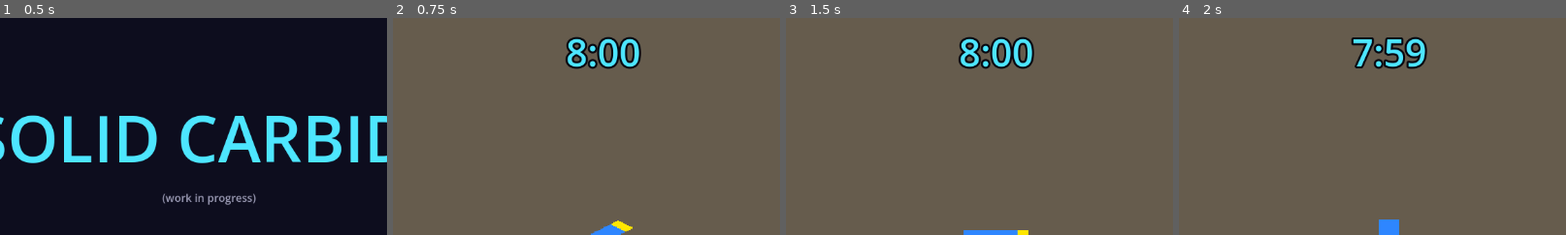
Above: before the commit, frames 1-4 (left to right).
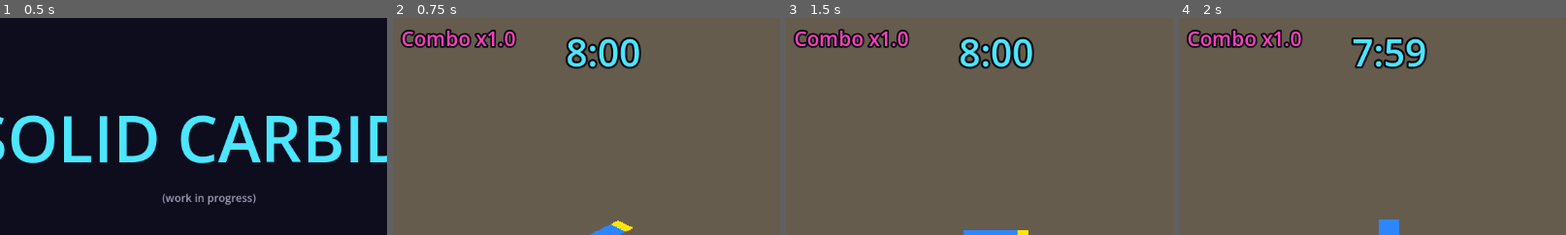
Above: after the commit, the same moments.

Repository: akyrat/solid-carbide-game
Game: Godot game, scene res://scenes/game/game.tscn
Same seed, same stepped clock (60 frames per second), same inputs: the game is played once before the commit and once after it.
Inputs (mouse positions are % of the whole screen's width and height, from its top left):
- Up to frame 1 (0.5 s): no input
- Up to frame 2 (0.75 s): click "Start" at 0.5 s
- Up to frame 3 (1.5 s): tap Enter at 1.25 s; move the mouse to (72, 45) at 1.27 s; hold D (car_steer_right) from 1.28 s (still down); tap Tab (toggle_tuning_panel) at 1.35 s; click (72, 45) at 1.42 s
- Up to frame 4 (2 s): keep holding D (car_steer_right)
The pictures show only the part of the screen within x 23-73%, y 0-50%; the shares and areas given below are measured in that part.

Frame 1 is identical in both runs. In frame 2, 1.8% of the frame differs, in the area x 2-33%, y 4-14%; in frame 3, 1.8%; in frame 4, 1.8%.

Commit message:
T-083: HUD combo counter and the combo amount on trick popups
Co-Authored-By: Claude Sonnet 5.5 <noreply@anthropic.com>
Claude-Session: https://claude.ai/code/session_01BsKNceX51zuzG83VBfecS3

Diff:
--- a/game/scripts/hud/hud.gd
+++ b/game/scripts/hud/hud.gd
@@ -25,6 +25,12 @@
 const TEXT_LIKES := "Likes"
 const TEXT_LEVEL := "Hype Lv {level}"
 const TEXT_COINS := "Coins"
+# Text from T-082 (combo.label); {multiplier} is the current multiplier, e.g. "2.5".
+const TEXT_COMBO := "Combo x{multiplier}"
+## Combo counter placeholder look (not red: only the heart is). T-084 is the final art.
+const COMBO_FONT_SIZE := 30
+const COMBO_COLOR := Color(1.0, 0.25, 0.75)
+const COMBO_GAP := 20
 
 var timer_label: Label
 var health_label: Label
@@ -35,7 +41,9 @@
 var coins_label: Label
 var coins_value_label: Label
 var heart: Control
-## The left column; the combo counter (T-081) goes next to the likes bar.
+## The combo counter (T-083), to the right of the likes row.
+var combo_label: Label
+## The left column; the combo counter (T-083) goes next to the likes bar.
 var left_column: VBoxContainer
 var likes_row: HBoxContainer
 var _state: RunState
@@ -46,6 +54,7 @@
 	_build_timer()
 	_build_left()
 	_build_coins()
+	_build_combo()
 
 
 func _build_timer() -> void:
@@ -115,6 +124,30 @@
 	box.add_child(coins_value_label)
 
 
+func _build_combo() -> void:
+	combo_label = _make_label("ComboLabel", combo_text(1.0))
+	combo_label.add_theme_font_size_override("font_size", COMBO_FONT_SIZE)
+	combo_label.add_theme_color_override("font_color", COMBO_COLOR)
+	combo_label.add_theme_constant_override("outline_size", 10)
+	add_child(combo_label)
+	_place_combo()
+	likes_row.resized.connect(_place_combo)
+	combo_label.resized.connect(_place_combo)
+
+
+## Puts the counter right of the likes row, centred on the row's height.
+func _place_combo() -> void:
+	var row_rect := likes_row.get_global_rect()
+	combo_label.position = Vector2(
+		row_rect.end.x + COMBO_GAP,
+		row_rect.position.y + (row_rect.size.y - combo_label.size.y) / 2.0)
+
+
+## "Combo x2.5": the multiplier without trailing zeros.
+static func combo_text(multiplier: float) -> String:
+	return TEXT_COMBO.format({"multiplier": String.num(multiplier, 2)})
+
+
 func _make_label(label_name: String, text: String) -> Label:
 	var l := Label.new()
 	l.name = label_name
@@ -163,15 +196,18 @@
 		_state.health_changed.disconnect(_on_health_changed)
 		_state.xp_changed.disconnect(_on_xp_changed)
 		_state.coins_changed.disconnect(_on_coins_changed)
+		_state.combo_changed.disconnect(_on_combo_changed)
 	_state = state
 	_state.time_left_changed.connect(_on_time_left_changed)
 	_state.health_changed.connect(_on_health_changed)
 	_state.xp_changed.connect(_on_xp_changed)
 	_state.coins_changed.connect(_on_coins_changed)
+	_state.combo_changed.connect(_on_combo_changed)
 	timer_label.text = _state.time_left_text()
 	_on_health_changed(_state.health, _state.max_health)
 	_on_xp_changed(_state.xp, _state.xp_needed(), _state.level)
 	_on_coins_changed(_state.coins)
+	_on_combo_changed(_state.combo)
 
 
 func _on_time_left_changed(_seconds_left: float) -> void:
@@ -196,3 +232,7 @@
 
 func _on_coins_changed(coins: int) -> void:
 	coins_value_label.text = str(coins)
+
+
+func _on_combo_changed(multiplier: float) -> void:
+	combo_label.text = combo_text(multiplier)
--- a/game/scripts/hud/trick_popups.gd
+++ b/game/scripts/hud/trick_popups.gd
@@ -16,6 +16,8 @@
 	"three_sixty": "FULL 360!",
 	"alternate_drift": "ALT DRIFT!",
 }
+## Combo amount text approved in task T-082 (combo.added); {amount} is what the trick added.
+const ADDED_TEXT := "+{amount}"
 ## Challenge popup text approved in task T-048 (hud.score_flash); {likes} is the likes gained.
 const SCORE_TEXT := "Trending! +{likes} Likes"
 ## Font sizes in drawn pixels. Extended drift comes every second, so it is smaller.
@@ -82,6 +84,11 @@
 var _car_position: Callable
 ## Returns the car's drawn position for the challenge popup (set by bind_score()).
 var _score_car_position: Callable
+## Returns the car's drawn position for the combo popups (set by bind_combo()).
+var _combo_car_position: Callable
+## True once bind_combo() is used: the run state's combo_trick then shows the
+## trick popups (with the amount added), not the car's trick signal.
+var _from_combo := false
 
 
 ## Shows the popups for a car's `trick` signal. `car_position` is a Callable
@@ -102,12 +109,37 @@
 		run_state.score.connect(_on_score)
 
 
+## Shows the trick popups from a run state's `combo_trick` signal (task T-083):
+## the trick's name and what it added to the combo. Once used, the car's own
+## `trick` signal no longer shows a popup (the run state hears it too).
+func bind_combo(run_state: Node, car_position: Callable) -> void:
+	_combo_car_position = car_position
+	_from_combo = true
+	if not run_state.combo_trick.is_connected(_on_combo_trick):
+		run_state.combo_trick.connect(_on_combo_trick)
+
+
+## The popup text for a trick: its name and, when it added something, "+{amount}".
+## At the cap the trick adds nothing and only the name shows.
+static func trick_text(trick_id: String, added: float) -> String:
+	var text: String = TEXTS.get(trick_id, "")
+	if text != "" and added > 0.0:
+		text += " " + ADDED_TEXT.format({"amount": String.num(added, 2)})
+	return text
+
+
+func _on_combo_trick(trick_id: String, added: float, _multiplier: float) -> void:
+	if not TEXTS.has(trick_id):
+		return
+	show_popup(trick_text(trick_id, added), _combo_car_position.call(), SIZES[trick_id])
+
+
 func _on_score(amount: float, _challenge_id: String) -> void:
 	show_popup(SCORE_TEXT.format({"likes": int(roundf(amount))}), _score_car_position.call(), SIZE_NORMAL)
 
 
 func _on_trick(trick_id: String) -> void:
-	if not TEXTS.has(trick_id):
+	if _from_combo or not TEXTS.has(trick_id):
 		return
 	show_popup(TEXTS[trick_id], _car_position.call(), SIZES[trick_id])
 
--- a/game/scripts/run/run.gd
+++ b/game/scripts/run/run.gd
@@ -91,6 +91,7 @@
 	add_child(state)
 
 	trick_popups.bind_score(state, func() -> Vector2: return car_sprite.position)
+	trick_popups.bind_combo(state, func() -> Vector2: return car_sprite.position)
 
 	hud = HudScene.instantiate()
 	add_child(hud)
--- /dev/null
+++ b/game/tests/fixtures/combo_demo.gd
@@ -0,0 +1,30 @@
+extends Node
+## Screenshot fixture for the combo counter and the trick popups with the
+## amount (task T-083): a run started from the main menu, a combo going, and
+## one popup per trick.
+
+
+func _ready() -> void:
+	var game: Node = preload("res://scenes/game/game.tscn").instantiate()
+	add_child(game)
+	game.menu.start_button.pressed.emit()
+	await get_tree().process_frame
+	await get_tree().process_frame
+	var run: Node2D = game.run
+	for id in ["alternate_drift", "three_sixty", "alternate_drift"]:
+		run.state.add_trick(id)
+	var at: Vector2 = run.car_sprite.position
+	var tp: Node2D = run.trick_popups
+	for old in tp.popups():
+		old.queue_free()
+	await get_tree().process_frame
+	run.car.trick.emit("extended_drift")
+	run.car.trick.emit("three_sixty")
+	run.car.trick.emit("alternate_drift")
+	var offsets := [Vector2(0, 0), Vector2(-190, 90), Vector2(190, 90)]
+	var i := 0
+	for p in tp.popups():
+		p.start = at + Vector2(0, -50) + offsets[i]
+		i += 1
+		p.advance(0.3)
+		p.set_process(false)
--- /dev/null
+++ b/game/tests/fixtures/combo_demo.tscn
@@ -0,0 +1,6 @@
+[gd_scene load_steps=2 format=3]
+
+[ext_resource type="Script" path="res://tests/fixtures/combo_demo.gd" id="1_demo"]
+
+[node name="HudFromMenuDemo" type="Node"]
+script = ExtResource("1_demo")
--- /dev/null
+++ b/game/tests/unit/hud/test_hud_combo.gd
@@ -0,0 +1,80 @@
+extends GutTest
+## Task T-083: the HUD's combo counter and the combo amount on trick popups,
+## with the approved texts from T-082.
+
+const RUN := preload("res://scenes/run/run.tscn")
+
+
+func _run() -> Node2D:
+	var r: Node2D = RUN.instantiate()
+	add_child_autofree(r)
+	return r
+
+
+func test_counter_shows_the_multiplier_with_the_label() -> void:
+	var r := _run()
+	var hud: Hud = r.hud
+	assert_eq(hud.combo_label.text, "Combo x1.0")
+	r.state.add_trick("alternate_drift")
+	assert_eq(hud.combo_label.text, "Combo x1.5")
+	r.state.add_trick("three_sixty")
+	assert_eq(hud.combo_label.text, "Combo x1.75")
+	r.state.add_trick("extended_drift")
+	assert_eq(hud.combo_label.text, "Combo x1.8")
+	r.state.collision()
+	assert_eq(hud.combo_label.text, Hud.combo_text(r.state.combo))
+	assert_lt(r.state.combo, 1.8)
+
+
+func test_counter_holds_at_the_cap() -> void:
+	var r := _run()
+	for i in 40:
+		r.state.add_trick("alternate_drift")
+	assert_eq(r.hud.combo_label.text, "Combo x6.0")
+
+
+func test_counter_is_right_of_the_likes_row_and_clear_of_the_rest() -> void:
+	var r := _run()
+	await get_tree().process_frame
+	var hud: Hud = r.hud
+	var c := hud.combo_label.get_global_rect()
+	assert_gt(c.position.x, hud.likes_row.get_global_rect().end.x, "right of the likes row")
+	assert_false(c.intersects(hud.timer_label.get_global_rect()), "clear of the timer")
+	assert_false(c.intersects(hud.coins_label.get_global_rect()), "clear of the coins")
+	assert_false(c.intersects(hud.health_bar.get_global_rect()), "clear of the health bar")
+
+
+func test_counter_is_not_red() -> void:
+	var r := _run()
+	var col: Color = r.hud.combo_label.get_theme_color("font_color")
+	assert_ne(col, Hud.HEART_COLOR)
+	assert_true(col.g > 0.2 or col.b > 0.5, "not a red")
+
+
+func test_each_trick_popup_shows_the_amount_added() -> void:
+	var r := _run()
+	var expect := {
+		"extended_drift": "LONG DRIFT! +0.05",
+		"three_sixty": "FULL 360! +0.25",
+		"alternate_drift": "ALT DRIFT! +0.5",
+	}
+	for id in expect:
+		r.state.combo = 1.0
+		var before: int = r.trick_popups.popups().size()
+		r.car.trick.emit(id)
+		var shown: Array = r.trick_popups.popups()
+		assert_eq(shown.size(), before + 1, "%s: one popup, not two" % id)
+		assert_eq(shown.back().text, expect[id])
+
+
+func test_popup_at_the_cap_shows_only_the_name() -> void:
+	var r := _run()
+	r.state.combo = 6.0
+	r.car.trick.emit("three_sixty")
+	assert_eq(r.trick_popups.popups().back().text, "FULL 360!")
+
+
+func test_popup_text_helper() -> void:
+	assert_eq(TrickPopups.trick_text("three_sixty", 0.25), "FULL 360! +0.25")
+	assert_eq(TrickPopups.trick_text("three_sixty", 0.0), "FULL 360!")
+	assert_eq(TrickPopups.trick_text("nope", 1.0), "")
--- a/game/tests/unit/test_trick_popups.gd
+++ b/game/tests/unit/test_trick_popups.gd
@@ -28,7 +28,7 @@
 		var shown: Array = tp.popups()
 		assert_eq(shown.size(), before + 1, "%s shows a popup" % id)
 		var pop = shown.back()
-		assert_eq(pop.text, NAMES[id])
+		assert_true(pop.text.begins_with(NAMES[id]), "the name first (the amount follows, T-083)")
 		var start: Vector2 = pop.position
 		assert_lt(start.distance_to(run.car_sprite.position), 80.0, "near the car")
 		assert_lt(start.y, run.car_sprite.position.y, "above the car, clear of it")
@@ -64,7 +64,7 @@
 	add_child_autofree(run)
 	run.start_run()
 	run.car.trick.emit("three_sixty")
-	assert_eq(_popup_texts(run.trick_popups), ["FULL 360!"])
+	assert_eq(_popup_texts(run.trick_popups), ["FULL 360! +0.25"])
 
 
 func test_any_text_can_be_shown() -> void:
Not shown, added: game/tests/fixtures/combo_demo.gd.uid
Not shown, added: game/tests/unit/hud/test_hud_combo.gd.uid
Not shown, changed: docs/hud-and-menus.md
Not shown, changed: game/README.md
Not shown, changed: tasks/T-083-hud-combo-and-trick-popups.md
